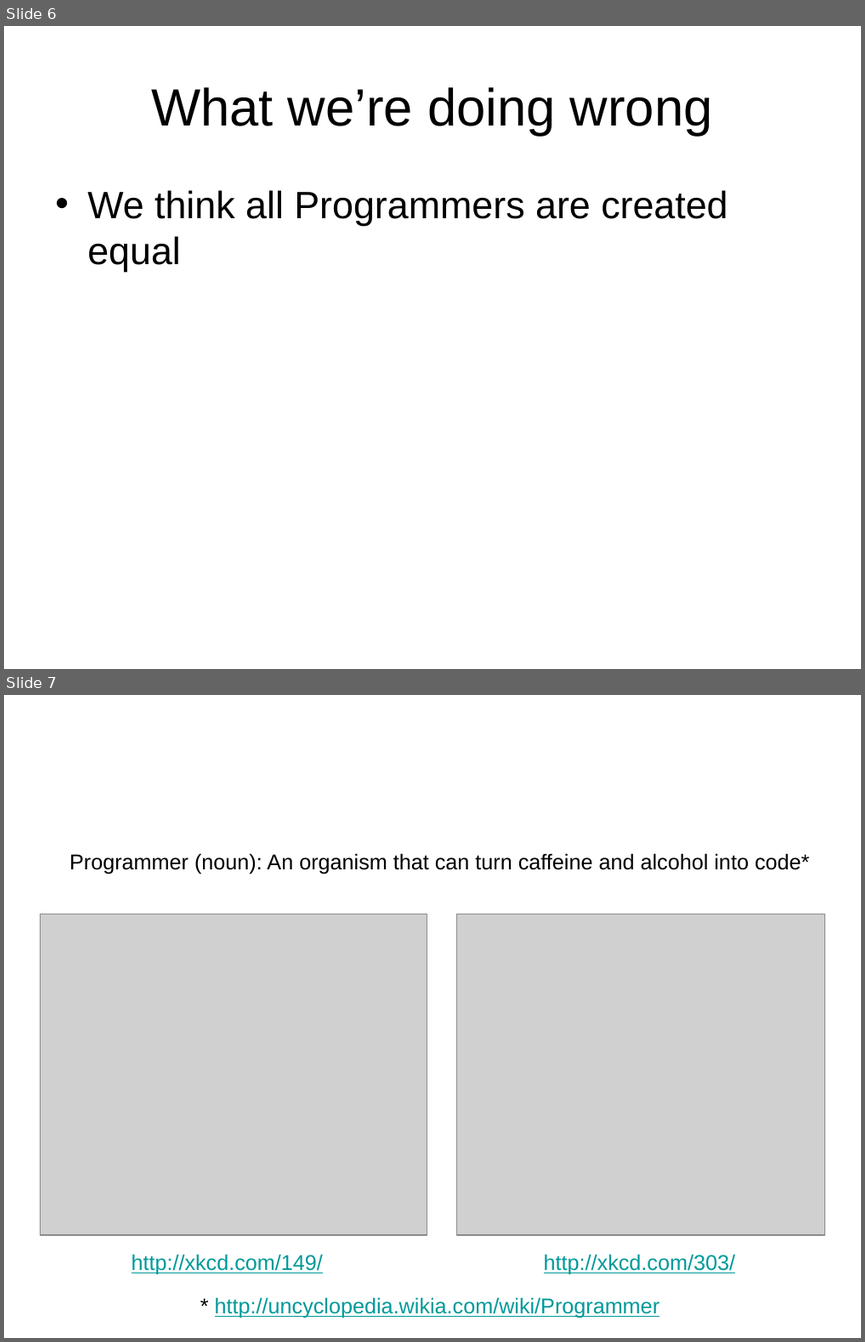
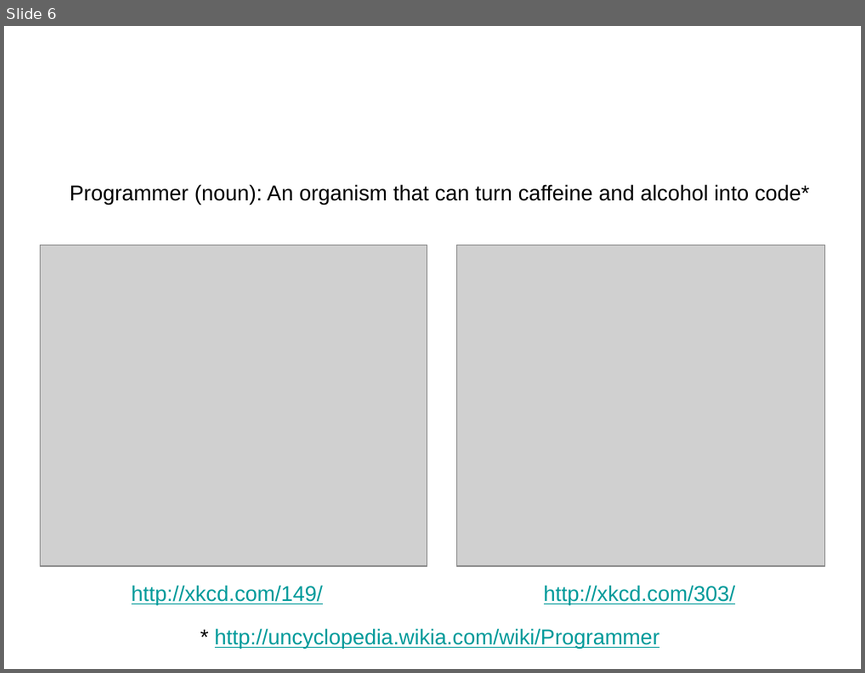
Before and after one commit to acgetchell/Presentations, a slide deck: TIF-Ignite.pptx. Shown one above the other, each under a label of ours: slides 6 and 7 before the commit, slide 6 after it. The pictures are 865x1342 and 865x673 pixels, drawn with LibreOffice and Linux fonts; fonts in the diff are those of the drawing; grey boxes stand for pictures; background and template pictures are left out. Boxes give left, top, right and bottom in pixels: in the first picture for what was removed or moved away, otherwise in the second. Text is boxed around its words. In the diff, an @@ line names an element or a change of style, - is before the commit and + after.

```diff
--- a/TIF-Ignite.pptx
+++ b/TIF-Ignite.pptx
@@ slide 6 removed at bbox=[4, 26, 861, 669], background picture (left out) @@
@@ title removed at bbox=[151, 87, 713, 136] @@
-What we’re doing wrong
@@ text removed at bbox=[87, 190, 727, 271] @@
-• We think all Programmers are created equal
@@ what was slide 7 is now slide 6 @@
```
Also in this commit, not shown: 4 slides changed, 5 slides added, 5 other slides removed, 3 other files.
